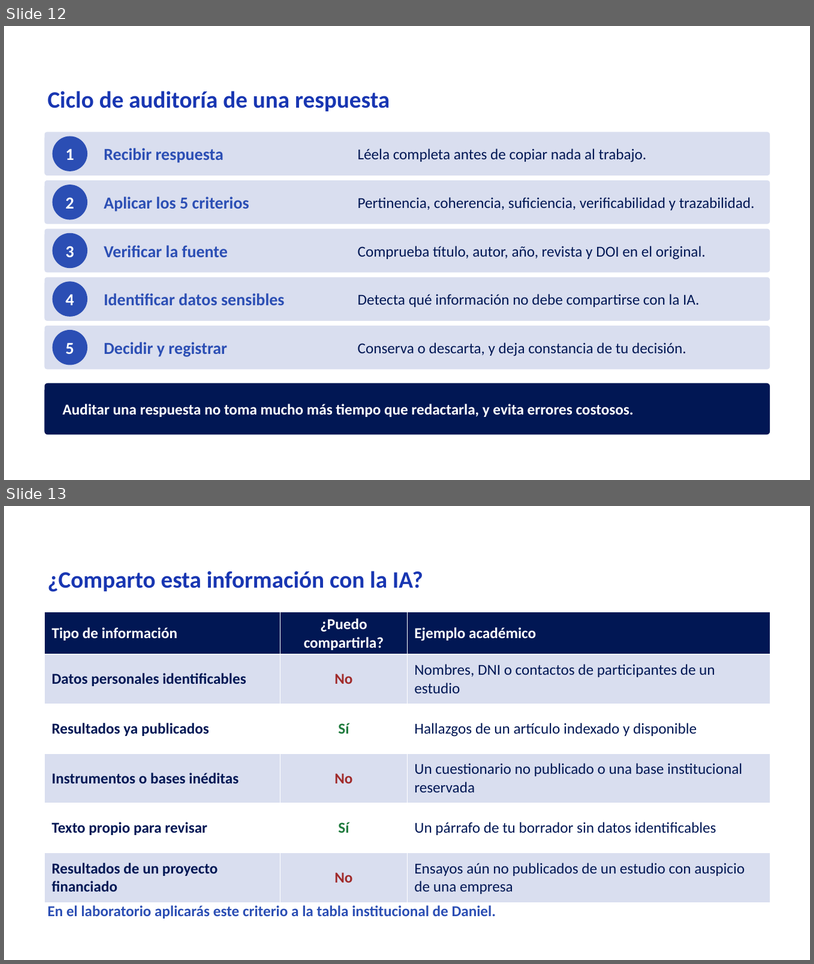
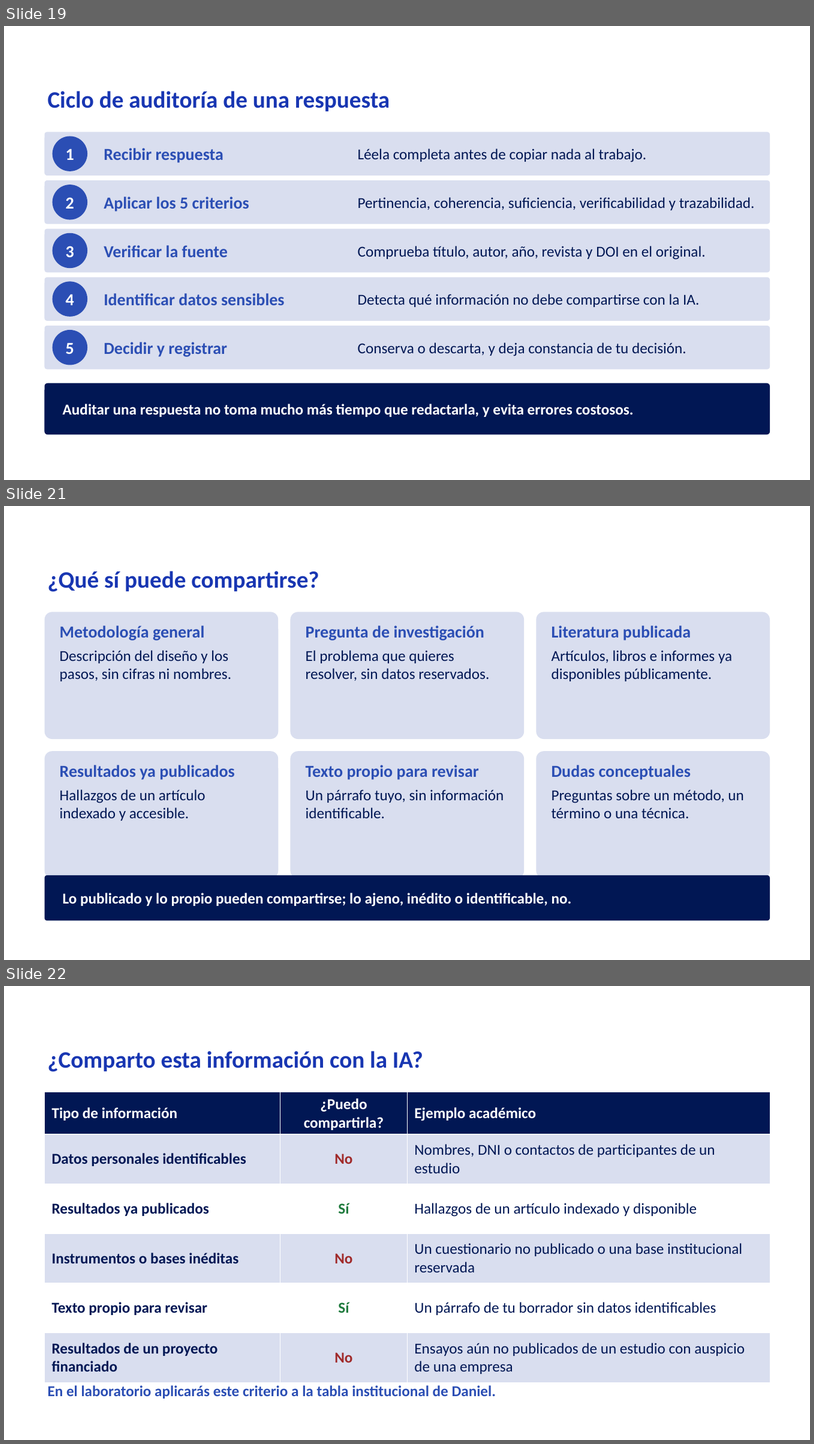
Before and after one commit to Rociosayan/analitica-empresarial-integrada, a slide deck: Sesion_03_mejorada.pptx. Shown one above the other, each under a label of ours: slides 12 and 13 before the commit, slides 19, 21 and 22 after it; the slides between them are not shown. The pictures are 814x964 and 814x1444 pixels, drawn with LibreOffice and Linux fonts; fonts in the diff are those of the drawing; background and template pictures are left out. Boxes give left, top, right and bottom in pixels: in the first picture for what was removed or moved away, otherwise in the second. Text is boxed around its words. In the diff, an @@ line names an element or a change of style, - is before the commit and + after.

```diff
--- a/Sesion_03_mejorada.pptx
+++ b/Sesion_03_mejorada.pptx
@@ slide 21 added at [4, 506, 810, 960], background picture (left out) @@
@@ text added at [48, 571, 319, 592], 28 pt, text #1836B2, bold @@
+¿Qué sí puede compartirse?
@@ rounded rectangle added at [45, 612, 279, 739], fill #D9DEEF @@
@@ rounded rectangle added at [291, 612, 525, 739], fill #D9DEEF @@
@@ rounded rectangle added at [536, 612, 770, 739], fill #D9DEEF @@
@@ text added at [60, 625, 231, 681], 18 pt, text #011754 @@
+Metodología general
+Descripción del diseño y los pasos, sin cifras ni nombres.
@@ text added at [306, 625, 489, 681], 18 pt, text #011754 @@
+Pregunta de investigación
+El problema que quieres resolver, sin datos reservados.
@@ text added at [552, 625, 732, 681], 18 pt, text #011754 @@
+Literatura publicada
+Artículos, libros e informes ya disponibles públicamente.
@@ rounded rectangle added at [45, 751, 279, 878], fill #D9DEEF @@
@@ rounded rectangle added at [291, 751, 525, 878], fill #D9DEEF @@
@@ rounded rectangle added at [536, 751, 770, 878], fill #D9DEEF @@
@@ text added at [60, 765, 235, 820], 18 pt, text #011754 @@
+Resultados ya publicados
+Hallazgos de un artículo indexado y accesible.
@@ text added at [306, 765, 504, 818], 18 pt, text #011754 @@
+Texto propio para revisar
+Un párrafo tuyo, sin información identificable.
@@ text added at [552, 765, 744, 818], 18 pt, text #011754 @@
+Dudas conceptuales
+Preguntas sobre un método, un término o una técnica.
@@ rounded rectangle added at [45, 875, 770, 921], fill #011754 @@
@@ text added at [63, 892, 572, 906], 18 pt, text #FFFFFF, bold @@
+Lo publicado y lo propio pueden compartirse; lo ajeno, inédito o identificable, no.
@@ what was slide 12 is now slide 19 @@
@@ what was slide 13 is now slide 22 @@
```
Also in this commit, not shown: 1 slide changed, 12 other slides added, 1 slide removed, 1 other file.
